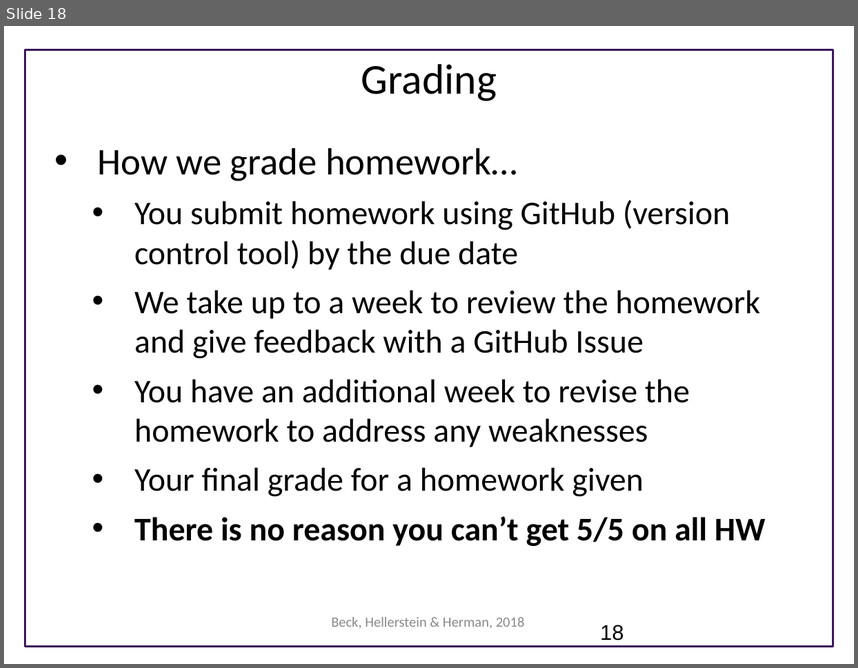
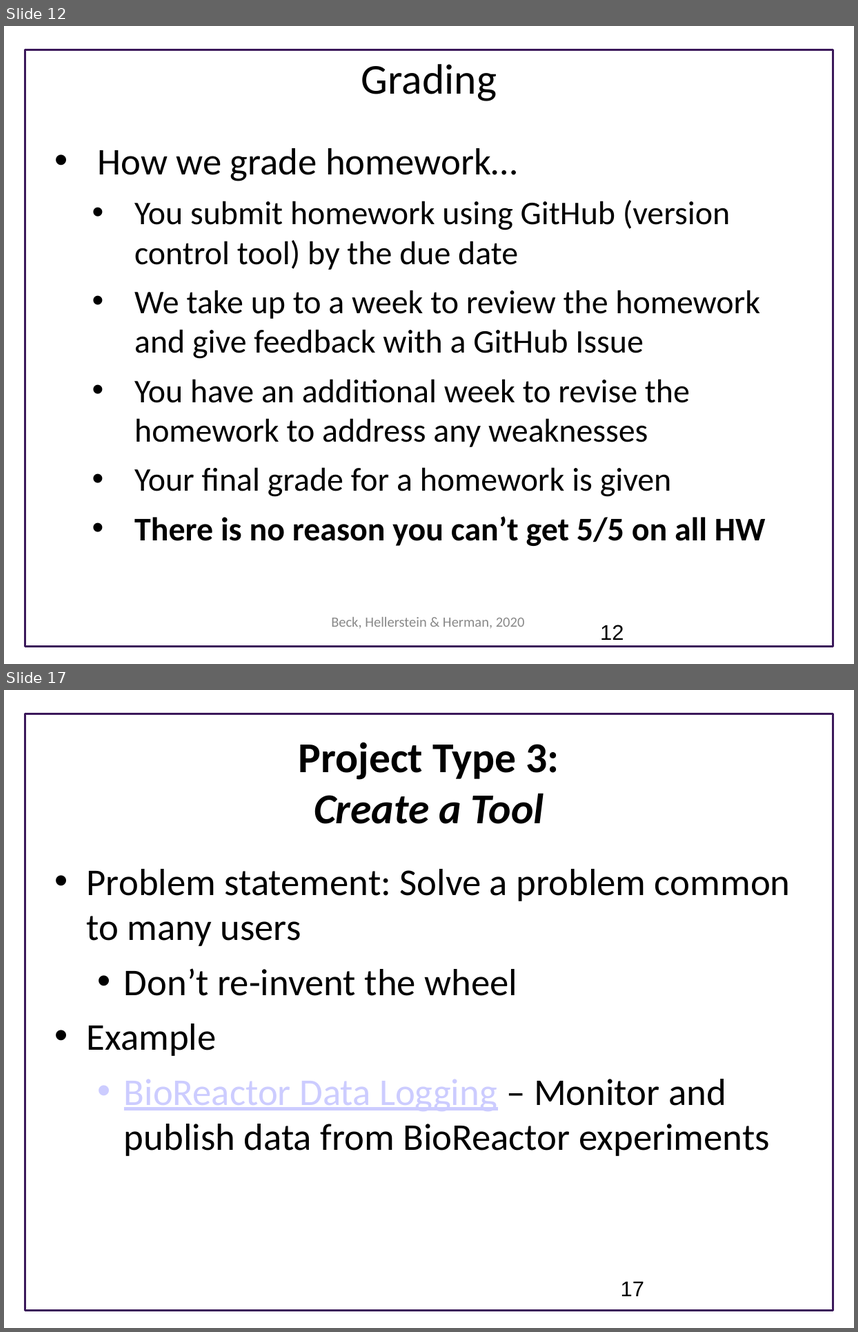
Before and after one commit to UWSEDS/LectureNotes, a slide deck: 01_CourseIntro_DataEssentials/Course Introduction.pptx. Shown one above the other, each under a label of ours: slide 18 before the commit, slides 12 and 17 after it; the slides between them are not shown. The pictures are 858x668 and 858x1332 pixels, drawn with LibreOffice and Linux fonts; fonts in the diff are those of the drawing; background and template pictures are left out. Boxes give left, top, right and bottom in pixels: in the first picture for what was removed or moved away, otherwise in the second. Text is boxed around its words. In the diff, an @@ line names an element or a change of style, - is before the commit and + after.

Commit message:
revised the intro for this year to match the plan and to focus more on projects

```diff
--- a/01_CourseIntro_DataEssentials/Course Introduction.pptx
+++ b/01_CourseIntro_DataEssentials/Course Introduction.pptx
@@ slide 17 added at [4,690,854,1328], background #FFFFFF; not listed: 1 template element that a slide beside it also shows @@
@@ text added at [299,742,559,824], 36 pt, text #000000, bold @@
+Project Type 3:
+Create a Tool
@@ text added at [87,869,791,1156], 32 pt, text #000000 @@
+• Problem statement: Solve a problem common to many users
+  • Don’t re-invent the wheel
+• Example
+  • BioReactor Data Logging – Monitor and publish data from BioReactor experiments
@@ page number added at [621,1281,644,1296], 18 pt, text #000000 @@
+17
@@ what was slide 18 is now slide 12 @@
@@ slide 12 changed as well @@
@@ text at [134,467,672,497]: text changed @@
-  • Your final grade for a homework given
+  • Your final grade for a homework is given
@@ text at [331,617,525,628]: text changed @@
-Beck, Hellerstein & Herman, 2018
+Beck, Hellerstein & Herman, 2020
@@ page number at [600,624,624,639]: text changed @@
-18
+12
```
Also in this commit, not shown: 12 other slides changed, 11 other slides added, 6 slides removed.
